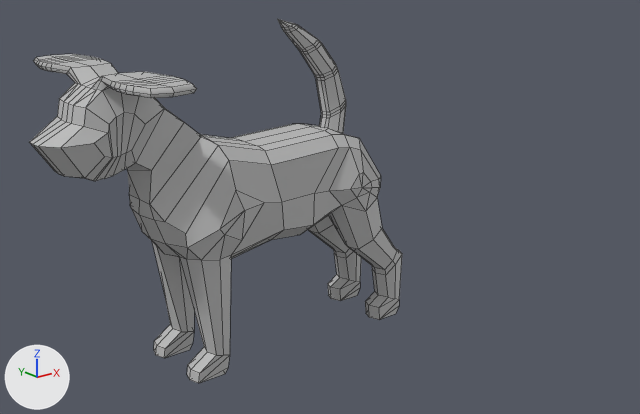
One commit to the FBX model Assets/_LudumDare/Models/Place Holder Dog.fbx: the scene before it, then after it.
The view is the same before and after, from a camera (50 mm lens) standing at (-1.144, -1.414, 0.823) and looking at (-0.173, -0.2, 0.338). Lighting does not change. The marker at lower left points along +X, +Y and +Z. Mesh edges are drawn as thin lines. Where no turn or scale is listed for an object, it has been applied to the vertices. Vertices at the same position are counted once.

In view in the first picture: 'Doge'.
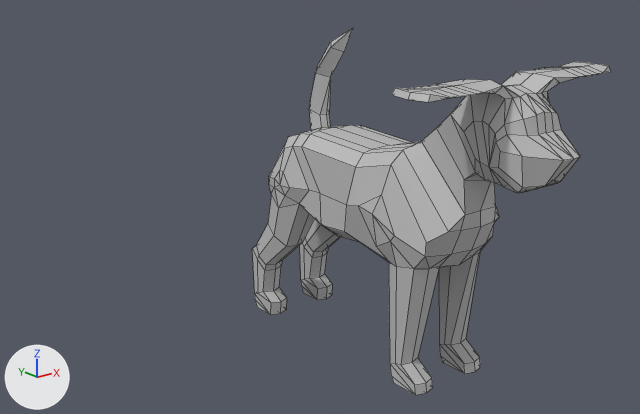
Commit message: Dog Forward

What changed in the scene script:
```text
Change me_mesh:
    used by ob_doge; location = (0.0, 0.0, 0.0); rotation_euler = (1.571, 0.0, 0.0), in degrees (90, 0, 0); scale = (0.01, 0.01, 0.01)
    remove me_mesh.from_pydata(...)  # 645 vertices, 694 faces; spans x -62.0..16.0, y 0.0..65.9, z -23.9..23.9
    add me_mesh.from_pydata(...)  # 450 vertices, 516 faces; spans x -61.5..16.0, y 0.0..64.1, z -23.6..23.6
    me_mesh part 1: 28 vertices moved from x -62.0..-50.6, y 41.9..54.5, z -7.3..7.3 to x -58.1..-50.6, y 42.5..54.8, z -7.3..7.3; 103 vertices removed from x -61.8..-42.5, y 41.9..59.5, z -23.9..23.9; 46 vertices added at x -61.5..-42.8, y 42.4..59.2, z -23.6..23.6
    me_mesh part 2: 1 vertex moved from x -0.7, y 45.2, z 0.0 to x -0.7, y 45.8, z 0.0; 151 vertices removed from x -11.9..5.3, y 30.6..65.9, z -10.6..10.6; 13 vertices added at x -8.8..4.9, y 31.1..64.1, z -10.6..10.6
Change ob_doge:
    ob_doge.rotation_euler: (1.571, 0.0, 0.0) -> (1.571, 0.0, 1.571)  # degrees (90, 0, 0) -> degrees (90, 0, 90)
```

What differs and where, as boxes (x1, y1, x2, y2) in the pictures (640 x 414 px; the box of a moved part takes in the faces that stretch with it):
'Doge', reshaped, turned
    before: (29, 19, 402, 383)
    after: (252, 28, 611, 395)
part 1 of me_mesh, moved or reshaped
    before: (29, 54, 197, 181)
    after: (392, 62, 611, 193)
part 2 of me_mesh, cut back
    before: (278, 19, 380, 211)
    after: (269, 28, 353, 207)
